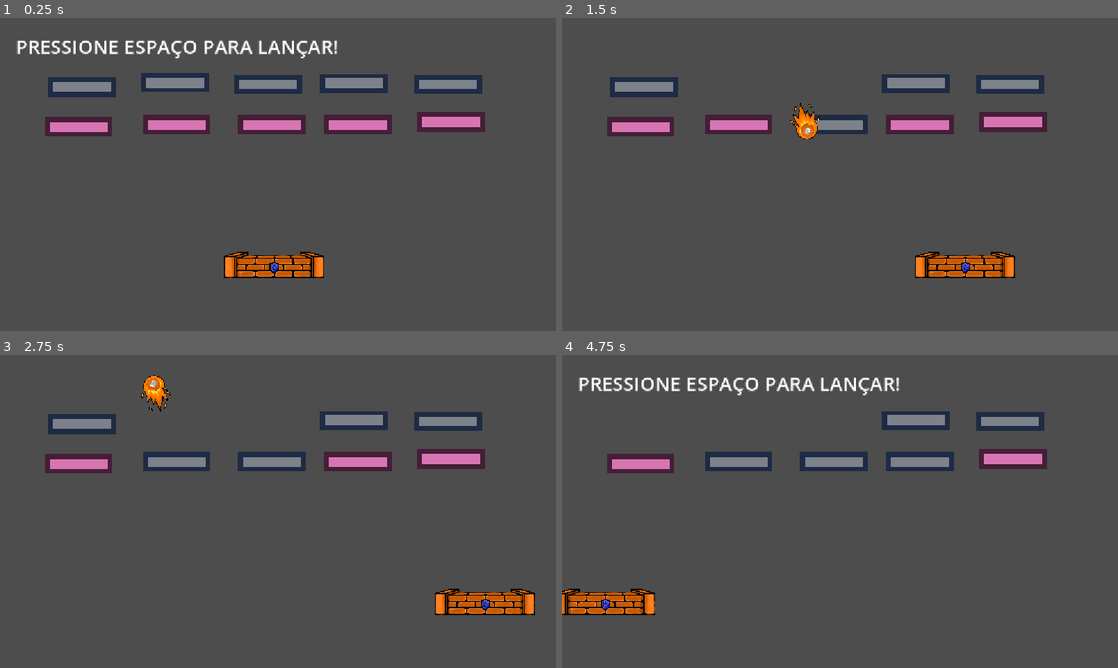
Above: before the commit, frames 1-4 (two rows, left to right).
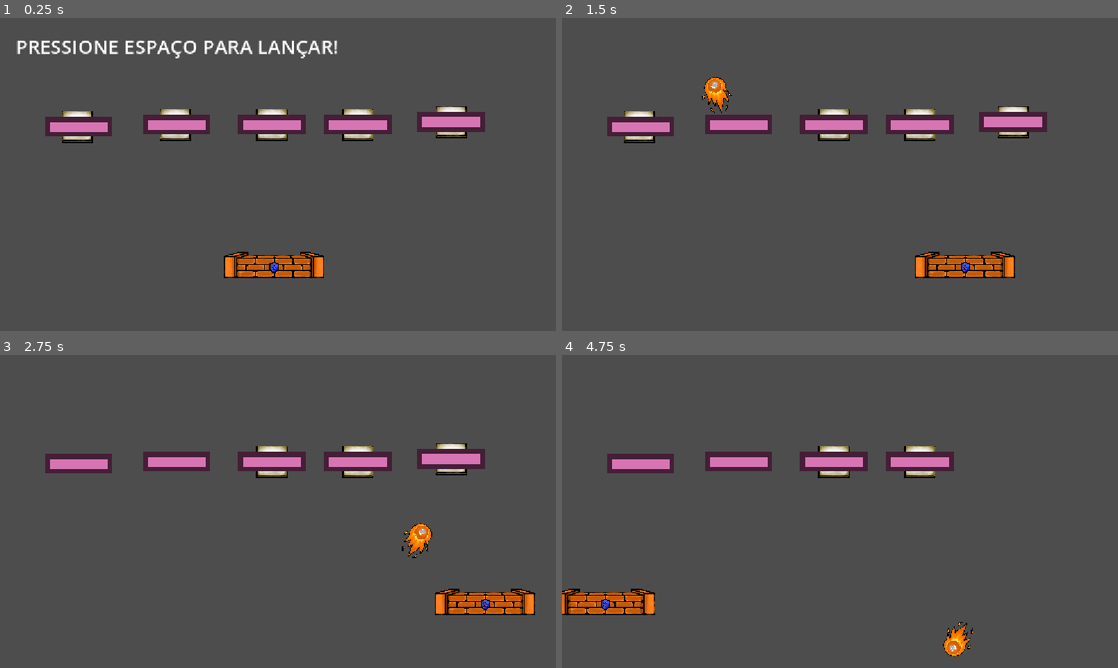
Above: after the commit, the same moments.

Repository: felipem7k/kernel-panic
Game: Godot game, scene res://scenes/jogo.tscn
Two runs of this game, one before a commit and one after it. Both use one fixed random seed, a clock stepped at 60 frames per second and the inputs below.
Inputs:
- Up to frame 1 (0.25 s): no input
- Up to frame 2 (1.5 s): tap Space (atirar) at 0.5, 1.35 s; hold Right (direita) 0.53-1.28 s; hold Space (atirar) 0.53-1.28 s; hold Left (esquerda) from 1.28 s (still down)
- Up to frame 3 (2.75 s): release Left (esquerda) at 2.03 s; hold Right (direita) from 2.03 s (still down); hold Space (atirar) from 2.03 s (still down)
- Up to frame 4 (4.75 s): release Space (atirar) at 2.78 s; tap Space (atirar) at 2.85, 4.35 s; release Right (direita) at 3.53 s; hold Space (atirar) 3.53-4.28 s; hold Left (esquerda) from 3.53 s (still down)

The runs differ from the first frame. In frame 1, 4.8% of the frame differs, in the area x 8-87%, y 17-40%; in frame 2, 4.4%; in frame 3, 5.1%; in frame 4, 6.6%, in the area x 3-88%, y 7-97%.

Commit message:
feat(brick): update sprite

Diff:
--- a/prefab/brick.tscn
+++ b/prefab/brick.tscn
@@ -1,18 +1,19 @@
 [gd_scene format=3 uid="uid://cemogjqk88bsy"]
 
-[ext_resource type="Texture2D" uid="uid://di2da5jwgeeax" path="res://assets/brick.png" id="1_nakam"]
+[ext_resource type="Texture2D" uid="uid://bxxena32c8mga" path="res://assets/brick.png" id="1_nakam"]
 
 [sub_resource type="RectangleShape2D" id="RectangleShape2D_yf5fn"]
-size = Vector2(12.499994, 3.6000013)
+size = Vector2(556.1499, 565.85034)
 
 [node name="Brick" type="Sprite2D" unique_id=1798234684]
 texture_filter = 1
-scale = Vector2(10, 10)
+position = Vector2(1, 4.5474735e-13)
+scale = Vector2(0.30926913, 0.30926907)
 texture = ExtResource("1_nakam")
 
 [node name="Area2D" type="Area2D" parent="." unique_id=1687791971 groups=["enemies"]]
 
 [node name="CollisionShape2D" type="CollisionShape2D" parent="Area2D" unique_id=1291919098]
-position = Vector2(0.050006866, 1.9073486e-06)
-scale = Vector2(0.9999998, 0.9999998)
+position = Vector2(1.2397766e-05, 1.6167272)
+scale = Vector2(0.99999976, 0.99999976)
 shape = SubResource("RectangleShape2D_yf5fn")
--- a/prefab/brick_forte.tscn
+++ b/prefab/brick_forte.tscn
@@ -2,18 +2,18 @@
 
 [ext_resource type="Texture2D" uid="uid://da8ytw526k3s2" path="res://assets/brick_forte.png" id="1_eafeu"]
 [ext_resource type="Script" uid="uid://buewxtgvhdusy" path="res://scripts/brick_forte.gd" id="2_uuv8h"]
-[ext_resource type="Texture2D" uid="uid://di2da5jwgeeax" path="res://assets/brick.png" id="3_eqdrq"]
 
 [sub_resource type="RectangleShape2D" id="RectangleShape2D_yf5fn"]
 size = Vector2(12.499994, 3.6000013)
 
-[node name="Brick Forte" type="Sprite2D" unique_id=1798234684]
+[node name="Brick Forte" type="Node2D" unique_id=1798234684]
 texture_filter = 1
 scale = Vector2(10, 10)
-texture = ExtResource("1_eafeu")
 script = ExtResource("2_uuv8h")
 forte_textura = ExtResource("1_eafeu")
-fraco_textura = ExtResource("3_eqdrq")
+
+[node name="Imagem" type="Sprite2D" parent="."]
+texture = ExtResource("1_eafeu")
 
 [node name="Area2D" type="Area2D" parent="." unique_id=1687791971 groups=["enemies"]]
 
--- a/scenes/jogo.tscn
+++ b/scenes/jogo.tscn
@@ -4,7 +4,6 @@
 [ext_resource type="PackedScene" uid="uid://qpy6eqs7q52" path="res://prefab/player.tscn" id="2_1b3iq"]
 [ext_resource type="PackedScene" uid="uid://bbr4ehwucb4mn" path="res://prefab/bullet.tscn" id="3_k05ng"]
 [ext_resource type="PackedScene" uid="uid://1yp85s6ut0ws" path="res://prefab/brick_forte.tscn" id="4_k05ng"]
-[ext_resource type="Texture2D" uid="uid://ba8iced5c8x5y" path="res://assets/bullet.png" id="5_0c0ry"]
 
 [sub_resource type="LabelSettings" id="LabelSettings_g4v7s"]
 font_size = 40
@@ -14,19 +13,24 @@
 [node name="Bricks" type="Node2D" parent="." unique_id=218420989]
 
 [node name="Brick" parent="Bricks" unique_id=1798234684 instance=ExtResource("1_7bb4d")]
-position = Vector2(555, 138)
+position = Vector2(563, 221)
+scale = Vector2(0.117, 0.117)
 
 [node name="Brick2" parent="Bricks" unique_id=451373686 instance=ExtResource("1_7bb4d")]
-position = Vector2(363, 134.00002)
+position = Vector2(363, 220.99998)
+scale = Vector2(0.117, 0.117)
 
 [node name="Brick3" parent="Bricks" unique_id=1081516884 instance=ExtResource("1_7bb4d")]
-position = Vector2(734.00006, 135)
+position = Vector2(741, 221)
+scale = Vector2(0.117, 0.117)
 
 [node name="Brick4" parent="Bricks" unique_id=1863207498 instance=ExtResource("1_7bb4d")]
-position = Vector2(928.00006, 138)
+position = Vector2(935, 215)
+scale = Vector2(0.117, 0.117)
 
 [node name="Brick5" parent="Bricks" unique_id=1212966627 instance=ExtResource("1_7bb4d")]
-position = Vector2(170.00003, 143)
+position = Vector2(159.99998, 225)
+scale = Vector2(0.11653294, 0.11653289)
 
 [node name="Brick Forte" parent="Bricks" unique_id=730793144 instance=ExtResource("4_k05ng")]
 position = Vector2(564, 221)
@@ -52,9 +56,6 @@
 [node name="Bullet" parent="." unique_id=82425991 instance=ExtResource("3_k05ng")]
 position = Vector2(568.99994, 516)
 scale = Vector2(0.18403672, 0.18403672)
-texture = ExtResource("5_0c0ry")
-centered = false
-offset = Vector2(-236, -287.595)
 
 [node name="Control" type="Control" parent="." unique_id=1597006552]
 layout_mode = 3
--- a/scripts/brick_forte.gd
+++ b/scripts/brick_forte.gd
@@ -1,17 +1,16 @@
-extends Sprite2D
+extends Node2D
 
 @export var forte_textura: CompressedTexture2D
-@export var fraco_textura: CompressedTexture2D
 var vida = 2
+
+@onready var imagem: Sprite2D = $Imagem
 
 # Called when the node enters the scene tree for the first time.
 func _ready() -> void:
-	texture = forte_textura
+	imagem.texture = forte_textura
 
 func foi_acertado():
 	vida -= 1
 
 	if vida == 0:
 		queue_free()
-	else:
-		texture = fraco_textura
Binary file changed: assets/brick.png
Not shown, changed: assets/brick.png.import
